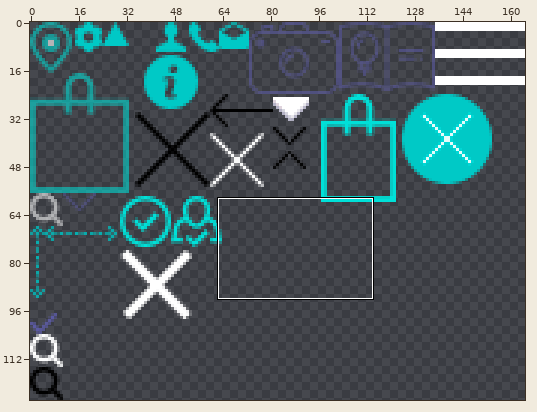
Sprite sheet: template/images/sprite.png. The picture above shows the old version from afar; the outline marks the close-up.
Close-up. As it was:
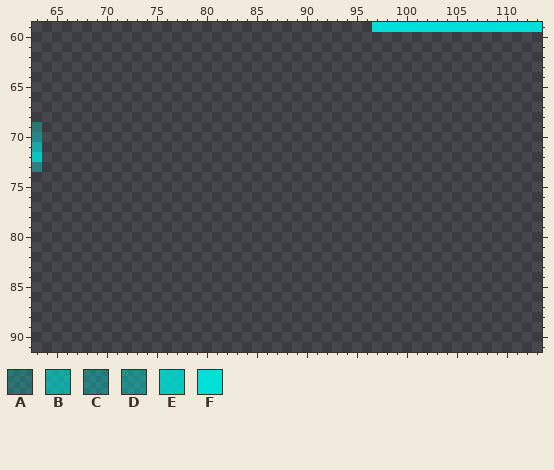
The file is 165x126 pixels. Pixels under 10% opacity are left out. Colours within 5 levels of each other are drawn and written as one. Shown: x 63..113, y 59..91. The commit also changed other parts of the picture, which this record leaves out.
Palette (. is transparent): A #00dcd44b  B #00dcd4a5  C #00ded661  D #00ded676  E #00dfd7d8  F #00e0d8
Pixels before, first column x 63:
59 ..................................FFFFFFFFFFFFFFFFF
60 ...................................................
61 ...................................................
62 ...................................................
63 ...................................................
64 ...................................................
65 ...................................................
66 ...................................................
67 ...................................................
68 ...................................................
69 A..................................................
70 D..................................................
71 B..................................................
72 E..................................................
73 C..................................................
Once edited:
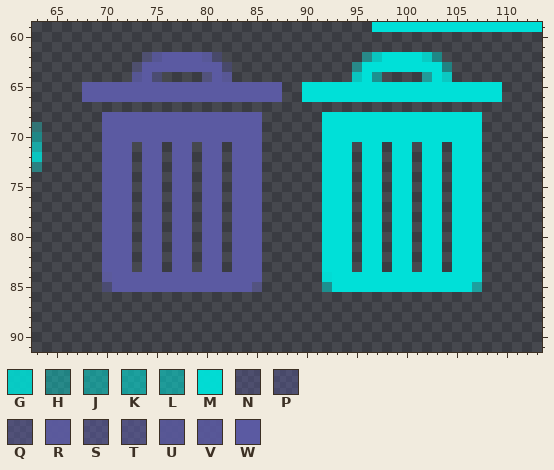
Colours new in this view: G #00dcd4e1  H #00ded66e  J #00ded684  K #00ded696  L #00dfd78c  M #00dfd7f9  N #5b5a9e65  P #5b5a9e70  Q #5b5a9e86  R #5b5a9ef9  S #5b5aa28c  T #5b5aa299  U #5b5aa2d9  V #5b5aa2e0  W #5b5aa2
Diff:
Changed rows in their new state; - is an unchanged pixel.
first column x 68:
62 ------PUWWWWVP--------------HEFFFFGD------
63 -----NWWWWWWWWP------------HFFFFFFFFH-----
64 -----UWQ----SWU------------EFJ----LFE-----
65 WWWWWWWWWWWWWWWWWWWW--FFFFFFFFFFFFFFFFFFFF
66 WWWWWWWWWWWWWWWWWWWW--FFFFFFFFFFFFFFFFFFFF
68 --WWWWWWWWWWWWWWWW------FFFFFFFFFFFFFFFF--
69 --WWWWWWWWWWWWWWWW------FFFFFFFFFFFFFFFF--
70 --WWWWWWWWWWWWWWWW------FFFFFFFFFFFFFFFF--
71 --WWW-WW-WW-WW-WWW------FFF-FF-FF-FF-FFF--
72 --WWW-WW-WW-WW-WWW------FFF-FF-FF-FF-FFF--
73 --WWW-WW-WW-WW-WWW------FFF-FF-FF-FF-FFF--
74 --WWW-WW-WW-WW-WWW------FFF-FF-FF-FF-FFF--
75 --WWW-WW-WW-WW-WWW------FFF-FF-FF-FF-FFF--
76 --WWW-WW-WW-WW-WWW------FFF-FF-FF-FF-FFF--
77 --WWW-WW-WW-WW-WWW------FFF-FF-FF-FF-FFF--
78 --WWW-WW-WW-WW-WWW------FFF-FF-FF-FF-FFF--
79 --WWW-WW-WW-WW-WWW------FFF-FF-FF-FF-FFF--
80 --WWW-WW-WW-WW-WWW------FFF-FF-FF-FF-FFF--
81 --WWW-WW-WW-WW-WWW------FFF-FF-FF-FF-FFF--
82 --WWW-WW-WW-WW-WWW------FFF-FF-FF-FF-FFF--
83 --WWW-WW-WW-WW-WWW------FFF-FF-FF-FF-FFF--
84 --RWWWWWWWWWWWWWWW------MFFFFFFFFFFFFFFF--
85 --QWWWWWWWWWWWWWWT------JFFFFFFFFFFFFFFK--
